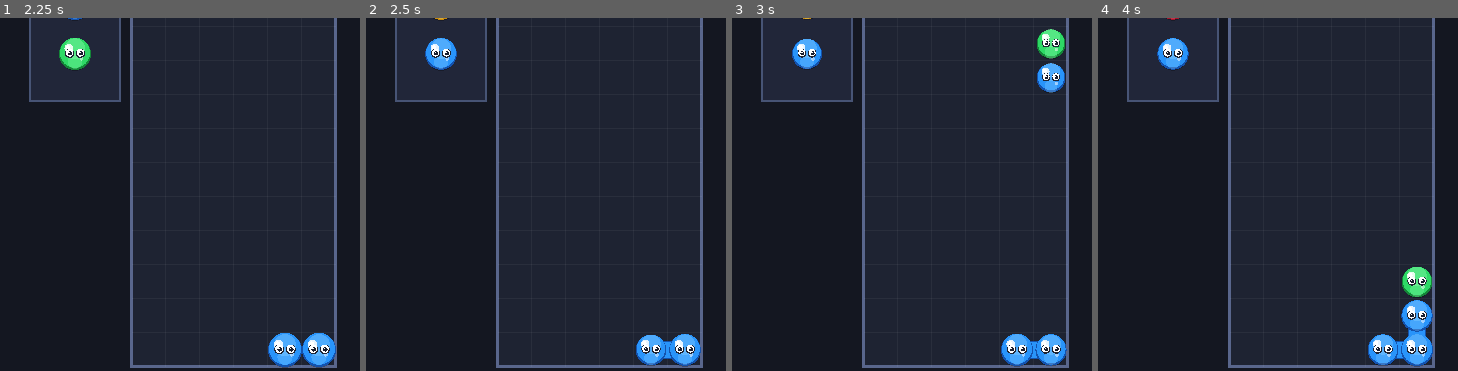
Above: before the commit, frames 1-4 (left to right).
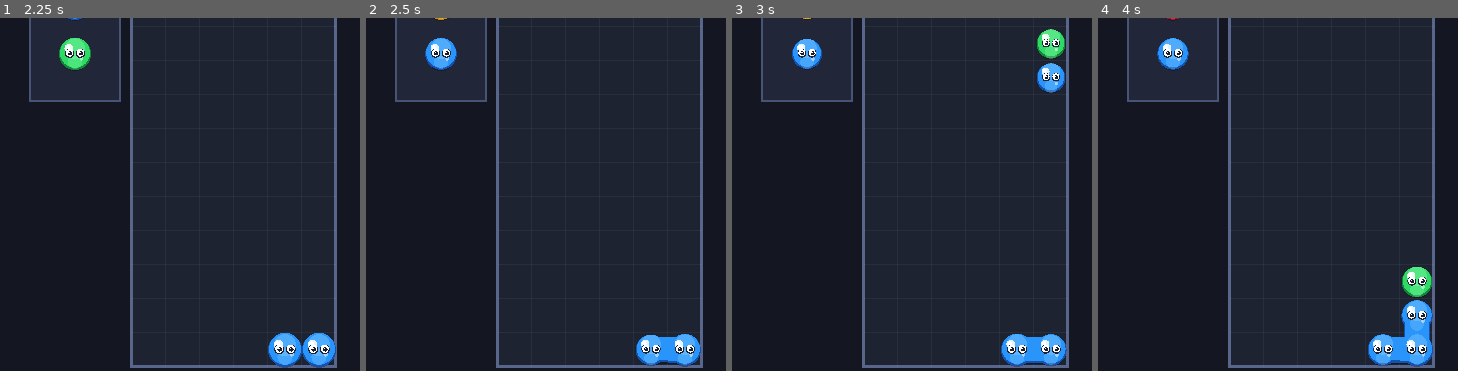
Above: after the commit, the same moments.

Repository: u1e2k/poyopoyo
Game: Godot game, scene res://scenes/TitleScreen.tscn
The game is run twice, just before and just after one commit, with the same random seed, the same clock (stepped at 60 frames per second) and the same inputs.
Inputs:
- Up to frame 1 (2.25 s): click "VS CPU (BATTLE)" at 0.5 s; hold Right (move_right) 1.28-2.03 s; hold Up (hard_drop) 1.28-2.03 s; hold Left (move_left) from 2.03 s (still down); tap Down (soft_drop) at 2.1 s
- Up to frame 2 (2.5 s): keep holding Left (move_left)
- Up to frame 3 (3 s): release Left (move_left) at 2.78 s; hold Right (move_right) from 2.78 s (still down); hold Up (hard_drop) from 2.78 s (still down)
- Up to frame 4 (4 s): keep holding Right (move_right); release Up (hard_drop) at 3.53 s; tap Down (soft_drop) at 3.6 s
The pictures show only the part of the screen within x 50-100%, y 35-85%; the shares and areas given below are measured in that part.

Frame 1 is identical in both runs. In frame 2, 0.1% of the frame differs, in the area x 81-87%, y 90-98%; in frame 3, 0.1%; in frame 4, 0.3%, in the area x 81-93%, y 86-98%.

Commit message:
feat: Render seamless organic jelly connections for merged puyos

Diff:
--- a/scripts/BattleGame.gd
+++ b/scripts/BattleGame.gd
@@ -487,48 +487,62 @@
 		if int(game_time * 24.0) % 2 == 0:
 			base_col = highlight_col
 
-	# 1. ドロップシャドウ
-	draw_circle(center_pos + Vector2(0, 2.5), rx * 0.9, Color(0, 0, 0, 0.28))
-
-	# 2. 同色ぷよ同士の有機的ゼリーコネクタ (連結の見える化)
+	# 有効な同色隣接セルの検索 (消去中や落下中を除く)
+	var valid_neighbors: Array[Dictionary] = []
 	if pl != null and col != -1 and row != -1 and not is_clearing and type != GameConstants.PuyoType.GARBAGE:
-		var neighbors = [
+		var check_dirs = [
 			{"dir": Vector2i(1, 0), "offset": Vector2(CELL_SIZE / 2.0, 0)},
 			{"dir": Vector2i(-1, 0), "offset": Vector2(-CELL_SIZE / 2.0, 0)},
 			{"dir": Vector2i(0, 1), "offset": Vector2(0, CELL_SIZE / 2.0)},
 			{"dir": Vector2i(0, -1), "offset": Vector2(0, -CELL_SIZE / 2.0)}
 		]
-		for n in neighbors:
+		for n in check_dirs:
 			var nc = col + n["dir"].x
 			var nr = row + n["dir"].y
-			# 隣接セルが落下中 (まだ着地していない) ならコネクタを繋がない
-			if falling_map.has(Vector2i(nc, nr)):
-				continue
-			if pl.grid_model.is_valid_coord(nc, nr) and pl.grid_model.get_cell(nc, nr) == type:
-				var half_w = 9.0
-				if n["dir"].x != 0:
-					var bridge_rect = Rect2(center_pos.x + min(0, n["offset"].x), center_pos.y - half_w, abs(n["offset"].x), half_w * 2)
-					draw_rect(bridge_rect, shadow_col)
-					var inner_rect = Rect2(center_pos.x + min(0, n["offset"].x), center_pos.y - half_w + 1.2, abs(n["offset"].x), (half_w - 1.2) * 2)
-					draw_rect(inner_rect, base_col)
-				elif n["dir"].y != 0:
-					var bridge_rect = Rect2(center_pos.x - half_w, center_pos.y + min(0, n["offset"].y), half_w * 2, abs(n["offset"].y))
-					draw_rect(bridge_rect, shadow_col)
-					var inner_rect = Rect2(center_pos.x - half_w + 1.2, center_pos.y + min(0, n["offset"].y), (half_w - 1.2) * 2, abs(n["offset"].y))
-					draw_rect(inner_rect, base_col)
-
-	# 3. 外枠 / 立体アンダーシャドウ
+			if not falling_map.has(Vector2i(nc, nr)) and pl.grid_model.is_valid_coord(nc, nr) and pl.grid_model.get_cell(nc, nr) == type:
+				valid_neighbors.append(n)
+
+	# 1. ドロップシャドウ (本体 + 接続部)
+	var shadow_offset = Vector2(0, 2.5)
+	draw_circle(center_pos + shadow_offset, rx * 0.9, Color(0, 0, 0, 0.28))
+	for n in valid_neighbors:
+		var bridge_half = rx * 0.82
+		if n["dir"].x != 0:
+			var s_rect = Rect2(center_pos.x + min(0, n["offset"].x), center_pos.y + shadow_offset.y - bridge_half * 0.9, abs(n["offset"].x), bridge_half * 1.8)
+			draw_rect(s_rect, Color(0, 0, 0, 0.28))
+		elif n["dir"].y != 0:
+			var s_rect = Rect2(center_pos.x - bridge_half * 0.9, center_pos.y + shadow_offset.y + min(0, n["offset"].y), bridge_half * 1.8, abs(n["offset"].y))
+			draw_rect(s_rect, Color(0, 0, 0, 0.28))
+
+	# 2. 外枠 / 立体アンダーシャドウ (本体 + 接続部)
 	draw_circle(center_pos, rx, shadow_col)
-
-	# 4. メインボディ
-	draw_circle(center_pos + Vector2(0, -1.2), rx - 1.0, base_col)
-
-	# 5. 上部インナーグロー
+	for n in valid_neighbors:
+		var bridge_half = rx * 0.82
+		if n["dir"].x != 0:
+			var b_rect = Rect2(center_pos.x + min(0, n["offset"].x), center_pos.y - bridge_half, abs(n["offset"].x), bridge_half * 2.0)
+			draw_rect(b_rect, shadow_col)
+		elif n["dir"].y != 0:
+			var b_rect = Rect2(center_pos.x - bridge_half, center_pos.y + min(0, n["offset"].y), bridge_half * 2.0, abs(n["offset"].y))
+			draw_rect(b_rect, shadow_col)
+
+	# 3. メインボディ (本体 + 接続部が完全に溶け合って一体化)
+	var body_pos = center_pos + Vector2(0, -1.2)
+	draw_circle(body_pos, rx - 1.0, base_col)
+	for n in valid_neighbors:
+		var inner_half = rx * 0.82 - 1.0
+		if n["dir"].x != 0:
+			var in_rect = Rect2(center_pos.x + min(0, n["offset"].x), center_pos.y - 1.2 - inner_half, abs(n["offset"].x), inner_half * 2.0)
+			draw_rect(in_rect, base_col)
+		elif n["dir"].y != 0:
+			var in_rect = Rect2(center_pos.x - inner_half, center_pos.y - 1.2 + min(0, n["offset"].y), inner_half * 2.0, abs(n["offset"].y))
+			draw_rect(in_rect, base_col)
+
+	# 4. 上部インナーグロー
 	var glow_col = highlight_col
 	glow_col.a = 0.42
 	draw_circle(center_pos + Vector2(0, -ry * 0.35), rx * 0.65, glow_col)
 
-	# 6. 下部リムライト
+	# 5. 下部リムライト
 	var rim_col = highlight_col
 	rim_col.a = 0.32
 	draw_circle(center_pos + Vector2(0, ry * 0.5), rx * 0.45, rim_col)
--- a/scripts/MainGame.gd
+++ b/scripts/MainGame.gd
@@ -620,66 +620,78 @@
 	var rx = base_radius * scale_x
 	var ry = base_radius * scale_y
 
-	# ドロップシャドウ
-	var shadow_offset = Vector2(0, 3.5)
-	draw_circle(center_pos + shadow_offset, rx * 0.92, Color(0, 0, 0, 0.28))
-
-	# 有機的ゼリーコネクタ (消去中や落下中は解除)
+	# 有効な同色隣接セルの検索 (消去中や落下中を除く)
+	var valid_neighbors: Array[Dictionary] = []
 	if col != -1 and row != -1 and not is_clearing:
-		var neighbors = [
+		var check_dirs = [
 			{"dir": Vector2i(1, 0), "offset": Vector2(GameConstants.CELL_SIZE / 2.0, 0)},
 			{"dir": Vector2i(-1, 0), "offset": Vector2(-GameConstants.CELL_SIZE / 2.0, 0)},
 			{"dir": Vector2i(0, 1), "offset": Vector2(0, GameConstants.CELL_SIZE / 2.0)},
 			{"dir": Vector2i(0, -1), "offset": Vector2(0, -GameConstants.CELL_SIZE / 2.0)}
 		]
-		for n in neighbors:
+		for n in check_dirs:
 			var nc = col + n["dir"].x
 			var nr = row + n["dir"].y
-			# 隣接セルが落下中 (まだ着地していない) ならコネクタを繋がない
-			if falling_map.has(Vector2i(nc, nr)):
-				continue
-			if grid_model.is_valid_coord(nc, nr) and grid_model.get_cell(nc, nr) == type:
-				var half_w = 12.0
-				if n["dir"].x != 0:
-					var bridge_rect = Rect2(center_pos.x + min(0, n["offset"].x), center_pos.y - half_w, abs(n["offset"].x), half_w * 2)
-					draw_rect(bridge_rect, shadow_col)
-					var inner_rect = Rect2(center_pos.x + min(0, n["offset"].x), center_pos.y - half_w + 1.5, abs(n["offset"].x), (half_w - 1.5) * 2)
-					draw_rect(inner_rect, base_col)
-				elif n["dir"].y != 0:
-					var bridge_rect = Rect2(center_pos.x - half_w, center_pos.y + min(0, n["offset"].y), half_w * 2, abs(n["offset"].y))
-					draw_rect(bridge_rect, shadow_col)
-					var inner_rect = Rect2(center_pos.x - half_w + 1.5, center_pos.y + min(0, n["offset"].y), (half_w - 1.5) * 2, abs(n["offset"].y))
-					draw_rect(inner_rect, base_col)
-
-	# 外枠/下部シャドウ
+			if not falling_map.has(Vector2i(nc, nr)) and grid_model.is_valid_coord(nc, nr) and grid_model.get_cell(nc, nr) == type:
+				valid_neighbors.append(n)
+
+	# 1. ドロップシャドウ (本体 + 接続部)
+	var shadow_offset = Vector2(0, 3.5)
+	draw_circle(center_pos + shadow_offset, rx * 0.92, Color(0, 0, 0, 0.28))
+	for n in valid_neighbors:
+		var bridge_half = rx * 0.82
+		if n["dir"].x != 0:
+			var s_rect = Rect2(center_pos.x + min(0, n["offset"].x), center_pos.y + shadow_offset.y - bridge_half * 0.9, abs(n["offset"].x), bridge_half * 1.8)
+			draw_rect(s_rect, Color(0, 0, 0, 0.28))
+		elif n["dir"].y != 0:
+			var s_rect = Rect2(center_pos.x - bridge_half * 0.9, center_pos.y + shadow_offset.y + min(0, n["offset"].y), bridge_half * 1.8, abs(n["offset"].y))
+			draw_rect(s_rect, Color(0, 0, 0, 0.28))
+
+	# 2. 外枠 / 立体アンダーシャドウ (本体 + 接続部)
 	draw_circle(center_pos, rx, shadow_col)
-
-	# メインボディ
+	for n in valid_neighbors:
+		var bridge_half = rx * 0.82
+		if n["dir"].x != 0:
+			var b_rect = Rect2(center_pos.x + min(0, n["offset"].x), center_pos.y - bridge_half, abs(n["offset"].x), bridge_half * 2.0)
+			draw_rect(b_rect, shadow_col)
+		elif n["dir"].y != 0:
+			var b_rect = Rect2(center_pos.x - bridge_half, center_pos.y + min(0, n["offset"].y), bridge_half * 2.0, abs(n["offset"].y))
+			draw_rect(b_rect, shadow_col)
+
+	# 3. メインボディ (本体 + 接続部が完全に溶け合って一体化)
 	var body_pos = center_pos + Vector2(0, -1.5)
 	draw_circle(body_pos, rx - 1.2, base_col)
-
-	# 上部内側グロー
+	for n in valid_neighbors:
+		var inner_half = rx * 0.82 - 1.4
+		if n["dir"].x != 0:
+			var in_rect = Rect2(center_pos.x + min(0, n["offset"].x), center_pos.y - 1.5 - inner_half, abs(n["offset"].x), inner_half * 2.0)
+			draw_rect(in_rect, base_col)
+		elif n["dir"].y != 0:
+			var in_rect = Rect2(center_pos.x - inner_half, center_pos.y - 1.5 + min(0, n["offset"].y), inner_half * 2.0, abs(n["offset"].y))
+			draw_rect(in_rect, base_col)
+
+	# 4. 上部内側グロー
 	var top_glow_pos = center_pos + Vector2(0, -ry * 0.35)
 	var glow_col = highlight_col
 	glow_col.a = 0.45
 	draw_circle(top_glow_pos, rx * 0.65, glow_col)
 
-	# 下部リムライト
+	# 5. 下部リムライト
 	var rim_pos = center_pos + Vector2(0, ry * 0.5)
 	var rim_col = highlight_col
 	rim_col.a = 0.35
 	draw_circle(rim_pos, rx * 0.45, rim_col)
 
-	# メイン・スペキュラハイライト
+	# 6. メイン・スペキュラハイライト
 	var main_spec_pos = center_pos + Vector2(-rx * 0.38, -ry * 0.38)
 	draw_circle(main_spec_pos, rx * 0.28, Color(1, 1, 1, 0.85))
 	draw_circle(main_spec_pos + Vector2(-1, -1), rx * 0.14, Color(1, 1, 1, 0.95))
 
-	# サブ・ハイライト
+	# 7. サブ・ハイライト
 	var sub_spec_pos = center_pos + Vector2(rx * 0.42, ry * 0.32)
 	draw_circle(sub_spec_pos, rx * 0.12, Color(1, 1, 1, 0.55))
 
-	# 表情
+	# 8. 表情
 	if type != GameConstants.PuyoType.GARBAGE:
 		_draw_puyo_face(center_pos, rx, ry, col, row, is_clearing)
 
